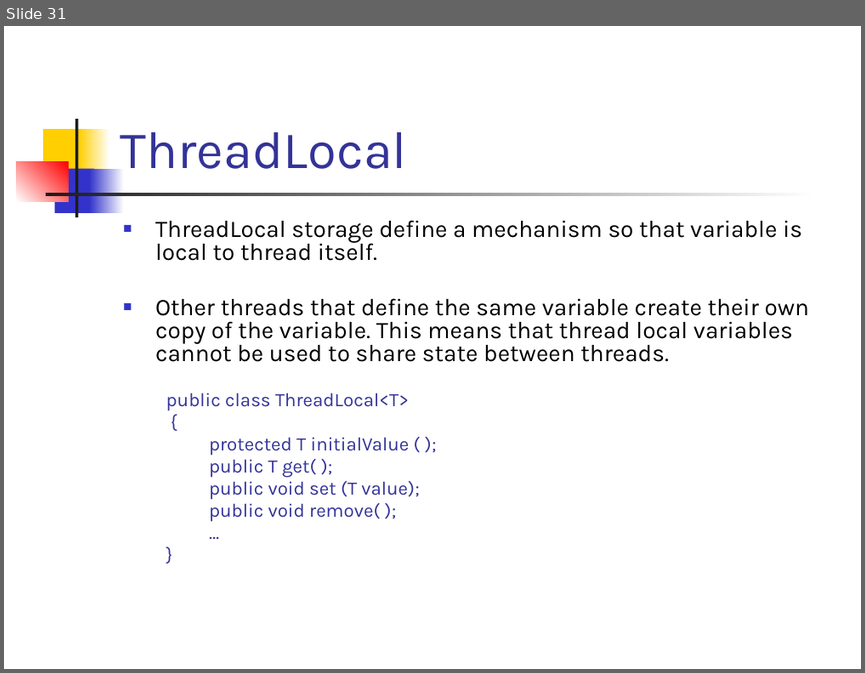
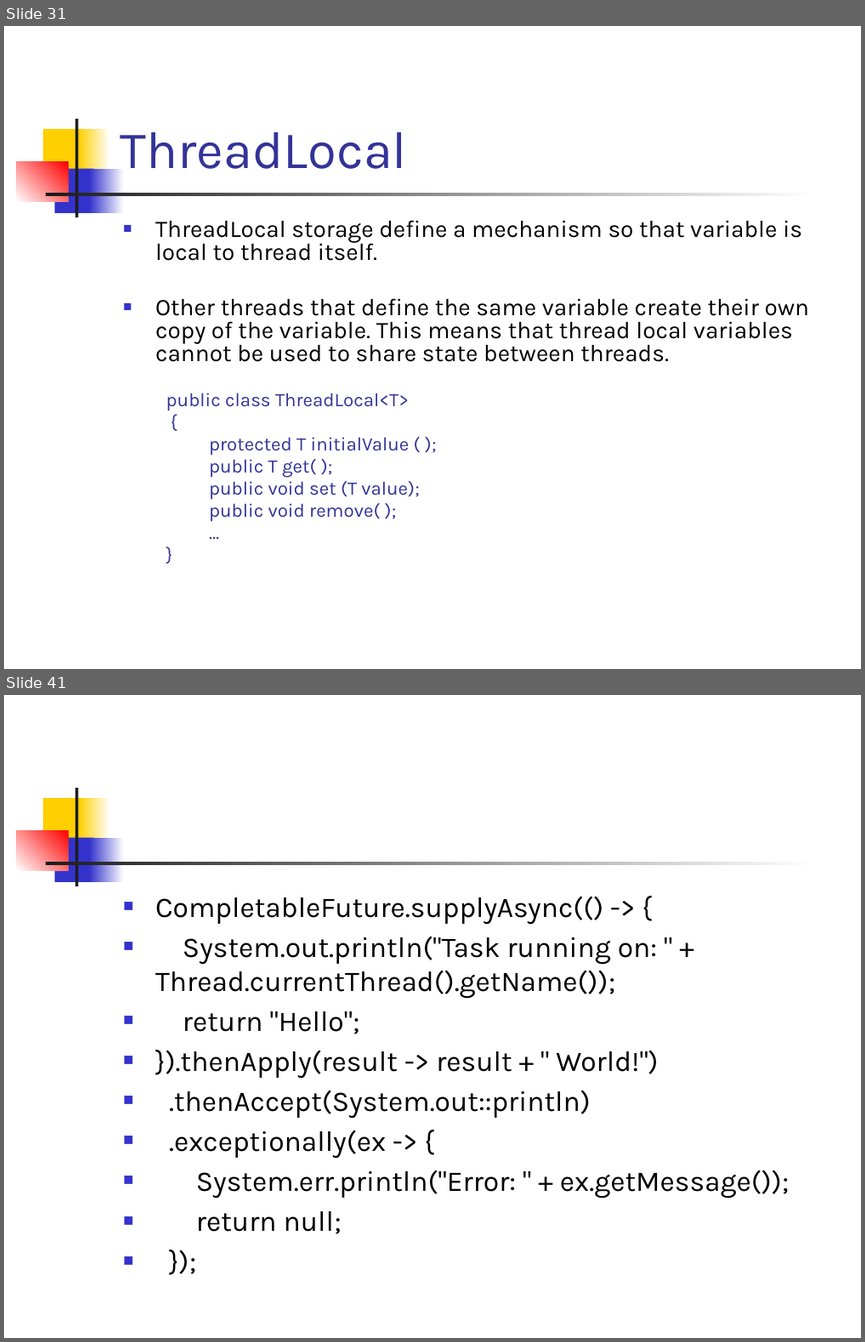
Before and after one commit to SarathaNatraj/MOBILITY-PLATFORM, a slide deck: CORE JAVA/MATERIALS/Java-Threads-and-Synchronization.pptx. Shown one above the other, each under a label of ours: slide 31 before the commit, slides 31 and 41 after it; the slides between them are not shown. The pictures are 865x673 and 865x1342 pixels, drawn with LibreOffice and Linux fonts; fonts in the diff are those of the drawing. Boxes give left, top, right and bottom in pixels: in the first picture for what was removed or moved away, otherwise in the second. Text is boxed around its words. In the diff, an @@ line names an element or a change of style, - is before the commit and + after.

Commit message:
Adding ThreadSafety, Concurrent collections code samples, materials

```diff
--- a/CORE JAVA/MATERIALS/Java-Threads-and-Synchronization.pptx
+++ b/CORE JAVA/MATERIALS/Java-Threads-and-Synchronization.pptx
@@ slide 41 added at (x1=4, y1=695, x2=861, y2=1338), background #FFFFFF; not listed: 7 template elements that a slide beside it also shows @@
@@ text added at (x1=155, y1=896, x2=789, y2=1234), 24 pt, text #000000 @@
+■ CompletableFuture.supplyAsync(() -> {
+■ System.out.println("Task running on: " + Thread.currentThread().getName());
+■ return "Hello";
+■ }).thenApply(result -> result + " World!")
+■ .thenAccept(System.out::println)
+■ .exceptionally(ex -> {
+■ System.err.println("Error: " + ex.getMessage());
+■ return null;
+■ });
```
Also in this commit, not shown: 11 other slides added, 11 other files.
